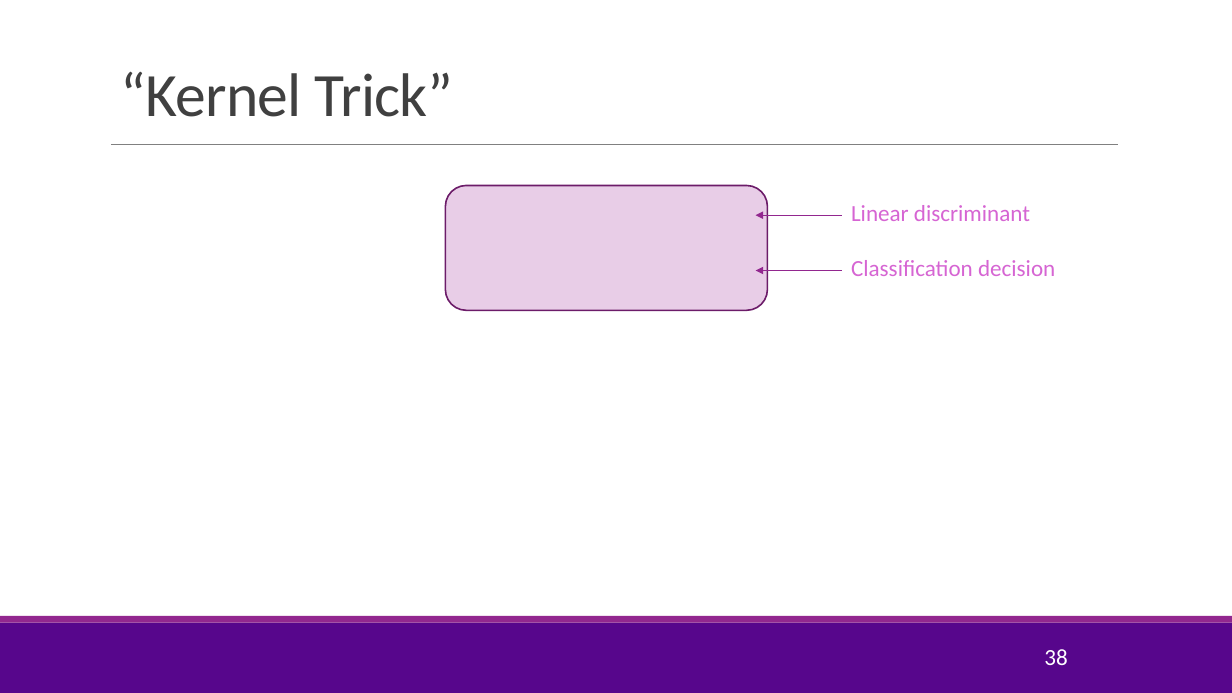
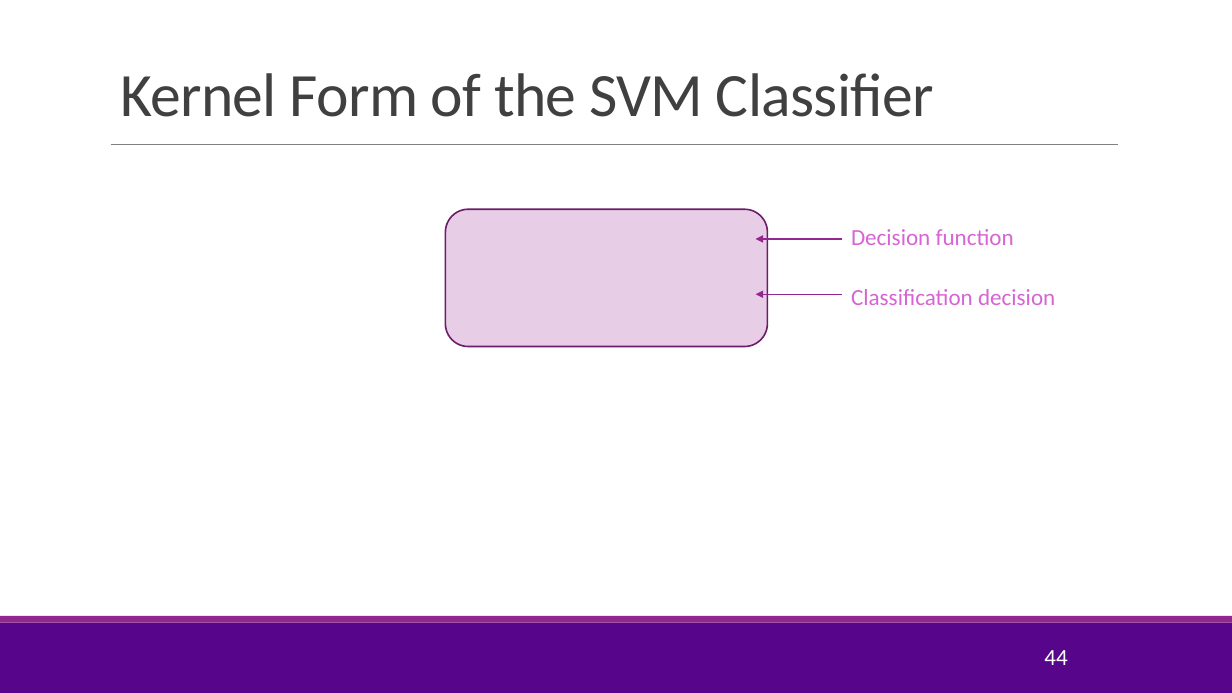
Before and after one commit to sdrangan/introml, a slide deck: slide 44 of lectures/Lect08_SVM.pptx (slide 38 before the commit). Drawn at 1232x693 pixels with LibreOffice and Linux fonts; fonts in the diff are those of the drawing; grey boxes stand for pictures; background and template pictures are left out. Boxes give left, top, right and bottom in pixels: in the first picture for what was removed or moved away, otherwise in the second. Text is boxed around its words. In the diff, an @@ line names an element or a change of style, - is before the commit and + after.

Commit message:
Modified kernel section of the lecture to better explain the concepts

```diff
--- a/lectures/Lect08_SVM.pptx
+++ b/lectures/Lect08_SVM.pptx
@@ title at <box>120,73,934,117</box>: text changed @@
-“Kernel Trick”
+Kernel Form of the SVM Classifier
@@ rounded rectangle: place and size @@
-rounded rectangle at <box>445,186,768,311</box>
+rounded rectangle at <box>445,209,768,347</box>
@@ arrow moved from (842, 215) - (756, 215) to (842, 239) - (756, 239) @@
@@ text at <box>851,229,1014,245</box>: text changed @@
-Linear discriminant
-Classification decision
+Decision function
@@ arrow moved from (842, 271) - (756, 271) to (842, 295) - (756, 295) @@
@@ text added at <box>851,289,1055,305</box>, 18 pt, text #D665D3 @@
+Classification decision
@@ page number at <box>1044,650,1067,665</box>: text changed @@
-38
+44
```
Also in this commit, not shown: 7 other slides changed, 4 slides added, 1 slide removed, 3 other files.
